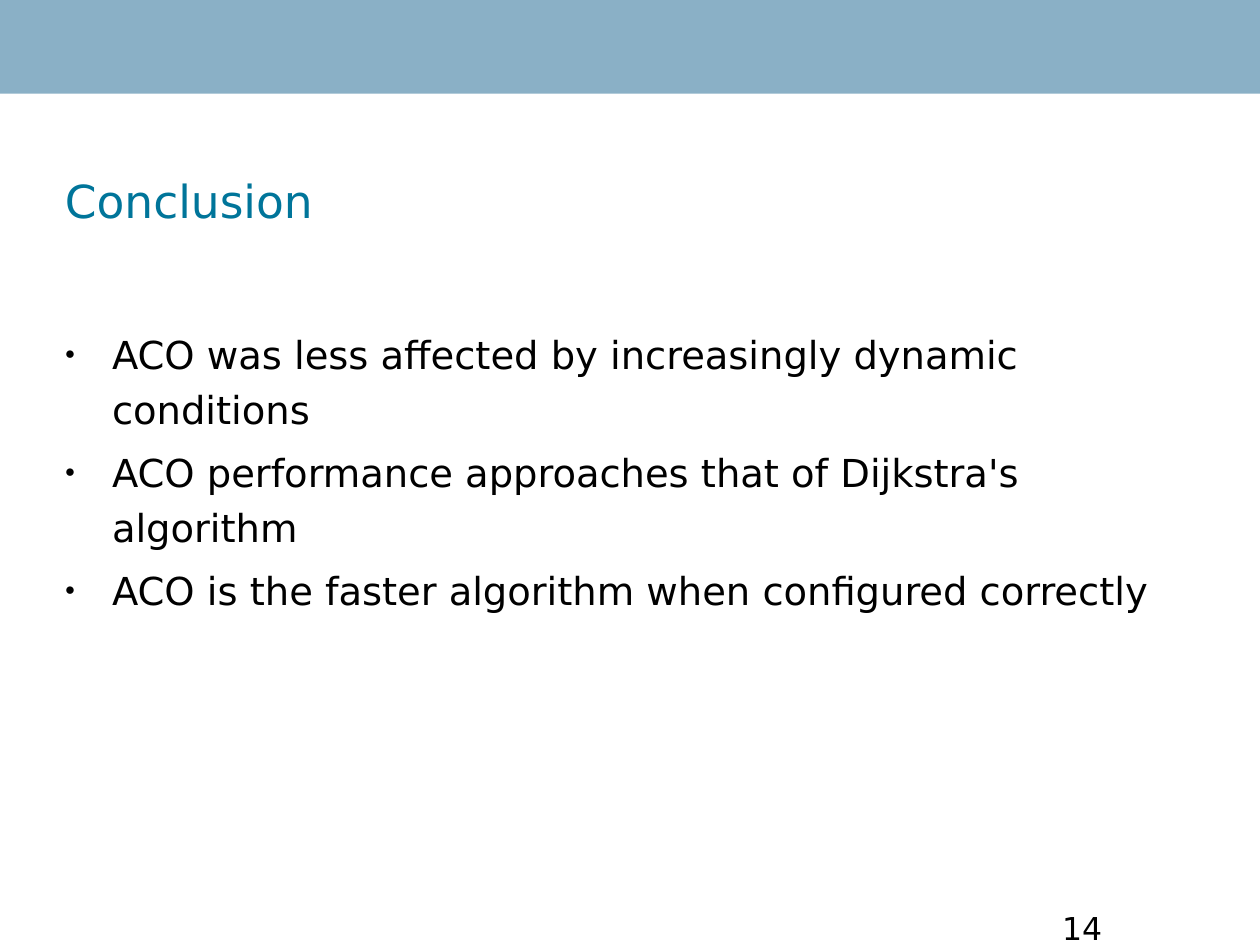
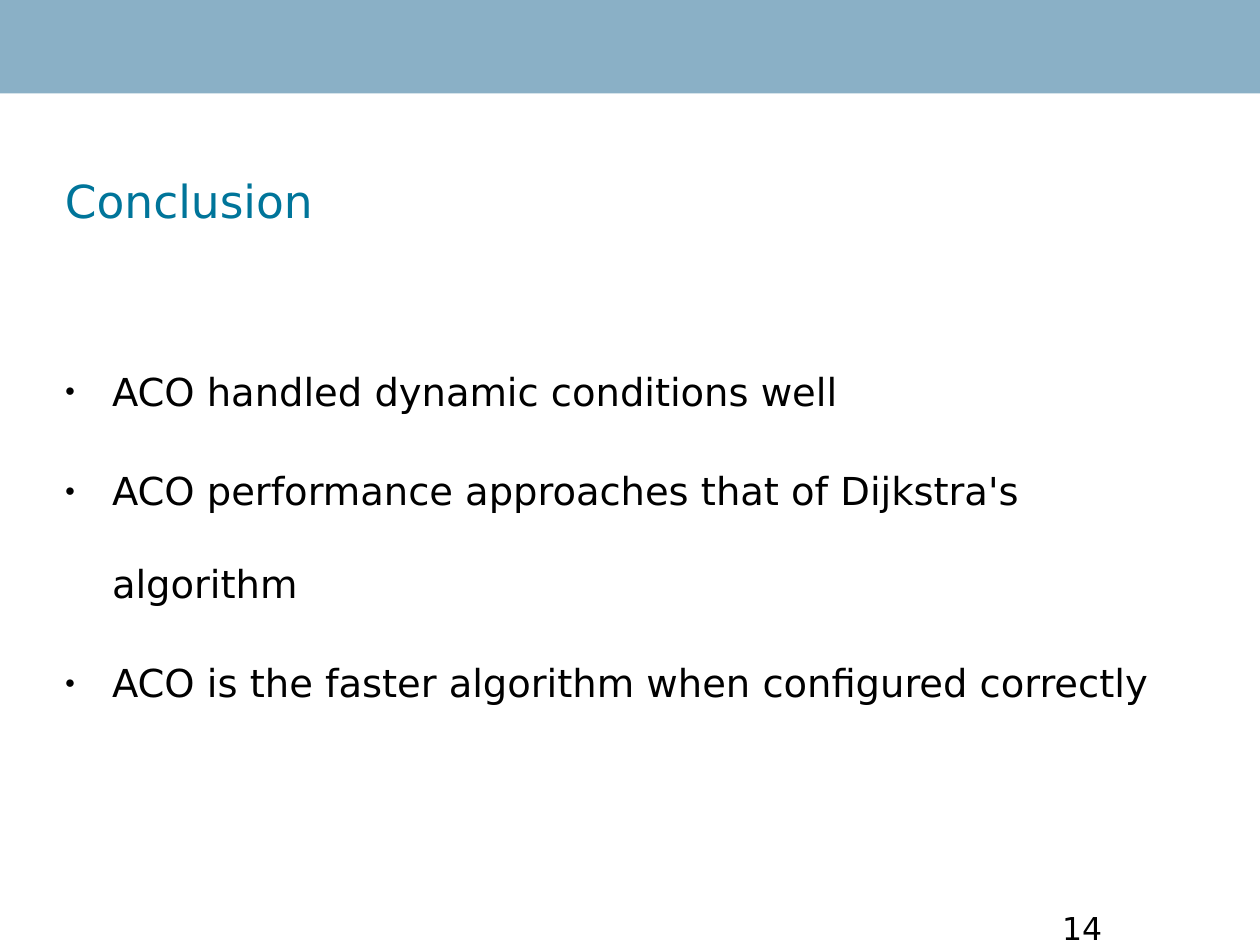
Before and after one commit to Danidude/Master-Thesis, a slide deck: slide 14 of Report/IKT 590 Master Thesis.odp. Drawn at 1260x945 pixels with LibreOffice and Linux fonts; fonts in the diff are those of the drawing; background and template pictures are left out. Boxes give left, top, right and bottom in pixels: in the first picture for what was removed or moved away, otherwise in the second. Text is boxed around its words. In the diff, an @@ line names an element or a change of style, - is before the commit and + after.

Commit message:
Added changes to presentation 2

```diff
--- a/Report/IKT 590 Master Thesis.odp
+++ b/Report/IKT 590 Master Thesis.odp
@@ text at (112, 376, 837, 414): text changed @@
-● ACO was less affected by increasingly dynamic conditions
+● ACO handled dynamic conditions well
@@ text at (112, 475, 1148, 705): line spacing 1.2 to 2 @@
```
Also in this commit, not shown: 3 other slides changed, 1 slide added, 1 slide removed.
